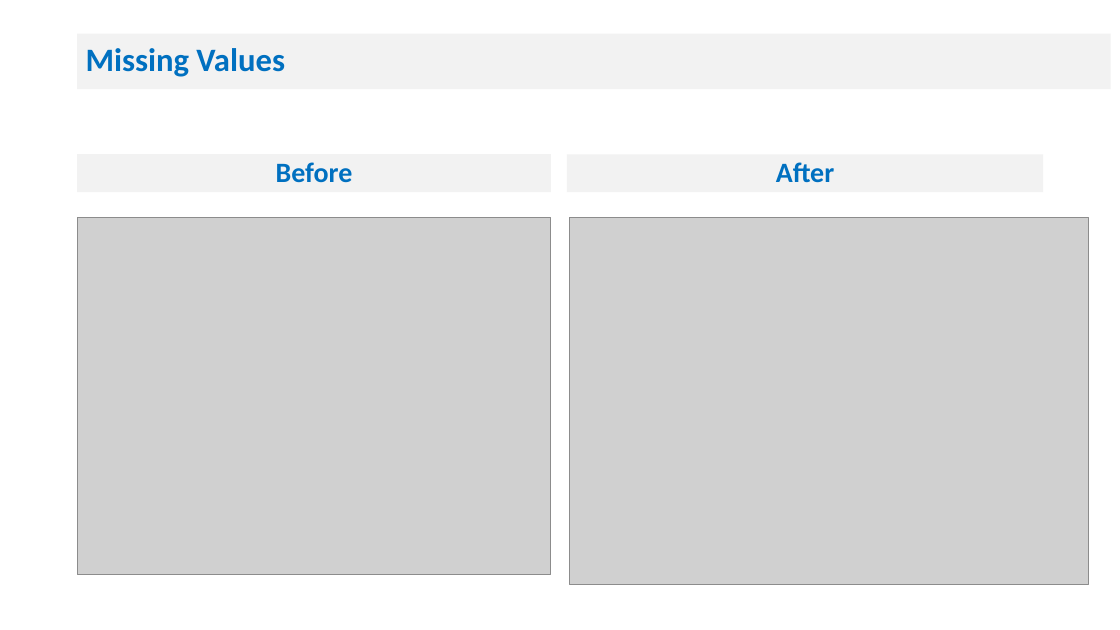
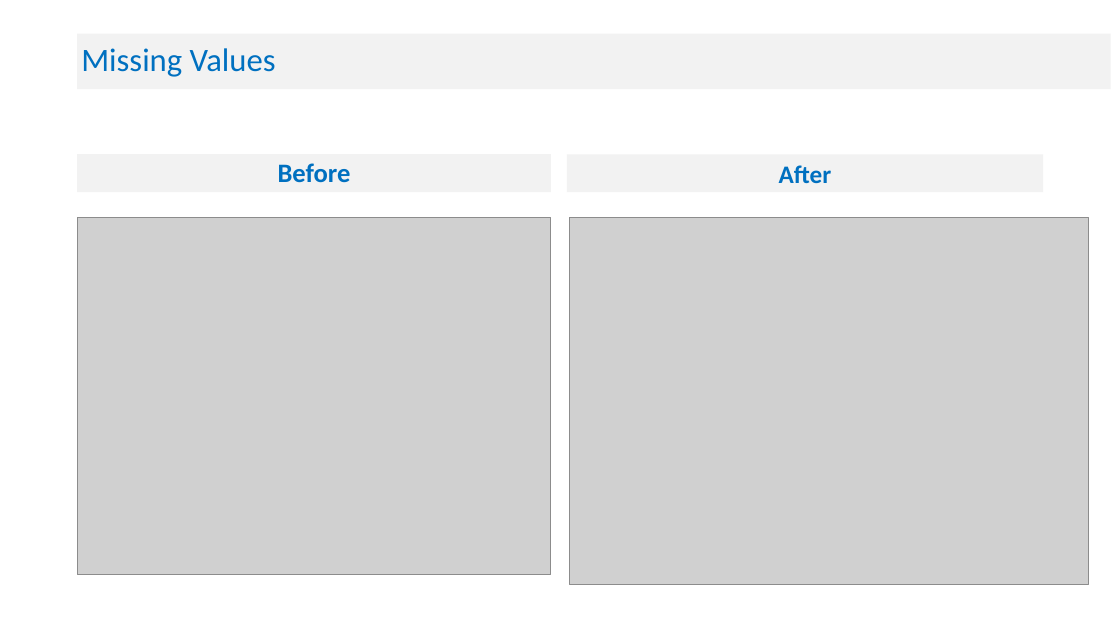
Before and after one commit to manasagodkhindi/AmesHousingPrediction, a slide deck: slide 13 of HousingPricesPresentations.pptx. Drawn at 1120x630 pixels with LibreOffice and Linux fonts; fonts in the diff are those of the drawing; grey boxes stand for pictures. Boxes give left, top, right and bottom in pixels: in the first picture for what was removed or moved away, otherwise in the second. Text is boxed around its words. In the diff, an @@ line names an element or a change of style, - is before the commit and + after.

```diff
--- a/HousingPricesPresentations.pptx
+++ b/HousingPricesPresentations.pptx
@@ title "Missing Values" at [77,34,1111,89]: bold off @@
@@ text "Before" at [77,155,551,192]: size 24 to 22.8 pt; line spacing 0.8 to 0.81; less space between paragraphs @@
@@ text "After" at [567,155,1044,192]: size 24 to 21.6 pt; line spacing 0.8 to 0.81; less space between paragraphs @@
```
Also in this commit, not shown: 30 other slides changed, 2 slides added.
